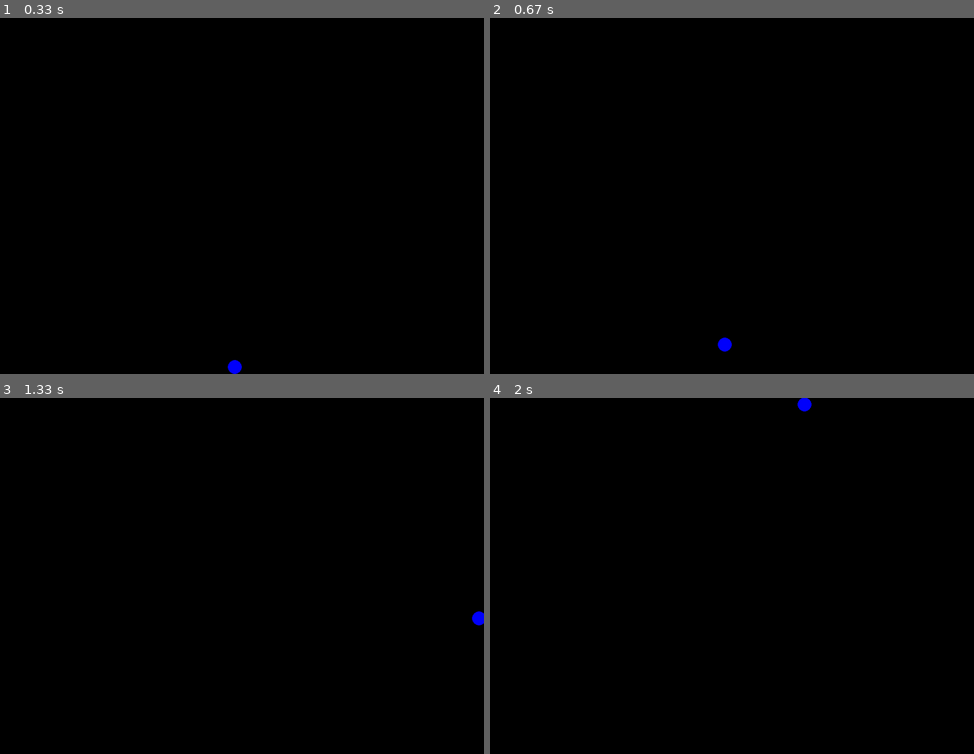
Above: before the commit, frames 1-4 (two rows, left to right).
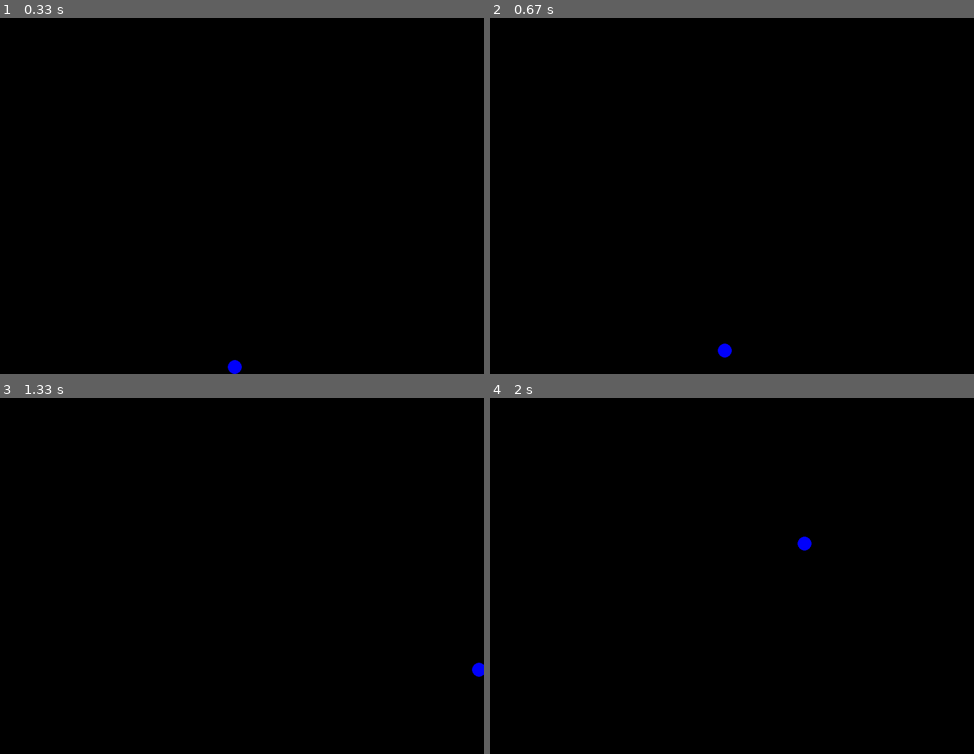
Above: after the commit, the same moments.

Repository: ohadch/pygame-icy-tower
Game: pygame game, started from main.py
Same seed, same stepped clock (60 frames per second), same inputs: the game is played once before the commit and once after it.
Inputs:
- Up to frame 1 (0.33 s): no input
- Up to frame 2 (0.67 s): tap Space at 0.33 s
- Up to frame 3 (1.33 s): hold Right 0.67-1.13 s; tap Space at 0.73, 1.03, 1.23 s; hold Right from 1.17 s (still down)
- Up to frame 4 (2 s): tap Space at 1.53, 1.73 s; release Right at 1.63 s; hold Left from 1.67 s (still down)

Frame 1 is identical in both runs. In frame 2, 0.1% of the frame differs, in the area x 47-50%, y 89-96%; in frame 3, 0.2%; in frame 4, 0.2%, in the area x 63-67%, y 0-43%.

Commit message:
Validating

Diff:
--- a/main.py
+++ b/main.py
@@ -98,7 +98,7 @@
 class Environment:
 
     def __init__(self, width_m, height_m, width_px):
-        self.gravity_mps2 = 2
+        self.gravity_mps2 = 9
         self.dimensions_m = self.width_m, self.height_m = width_m, height_m
         self.m_to_px_ratio = width_px / self.width_m
         self.dimensions_px = self.width_px, self.height_px = width_px, self.m_to_px(self.height_m)
@@ -151,11 +151,9 @@
         self.radius_m = 1
         self.position = Position(self.window.env.width_m / 2, self.window.env.height_m - self.radius_m)
         self.vector = Vector(0, 0)
-        self.jump_mps = 5
+        self.jump_mps = 100
         self.speed_mps = 70
         self.jump_phase = "NO"  # "NO" / "UP" / "DOWN"
-        self.jump_a_mps2 = 5
-        self.jump_max_rate_mps = 30
         self.is_jumping = False
 
     def bottom_vertex(self):
@@ -174,10 +172,9 @@
         return self.bottom_vertex().y_m - self.window.env.height_m
 
     def fix_sticky_bottom(self):
-        if self.is_penetrating_floor():
-            self.position.y_m = self.window.env.height_m - self.radius_m
-            if self.vector.y_mps > 0:
-                self.vector.y_mps = 0
+        self.position.y_m += (self.window.env.height_m - self.bottom_vertex().y_m)
+        if self.vector.y_mps > 0:
+            self.vector.y_mps = 0
 
     def move_right(self):
         if self.right_vertex().x_m <= self.window.env.width_m:
@@ -194,17 +191,20 @@
     def apply_gravity(self):
         self.vector.y_mps += self.window.env.gravity_mps2 * self.window.session.dt_s
 
+    def is_colliding(self):
+        return self.is_penetrating_floor()
+
     def update(self):
         self.apply_gravity()
-        self.position.y_m += self.vector.y_mps * self.window.session.dt_s
         if self.is_jumping:
             self.apply_gravity()
-            if self.vector.y_mps > 0:
+            if self.is_colliding() and not self.vector.y_mps < 0:
                 self.vector.y_mps = 0
                 self.is_jumping = False
-        if not self.is_jumping:
+        else:
             if self.is_penetrating_floor():
                 self.fix_sticky_bottom()
+        self.position.y_m += self.vector.y_mps * self.window.session.dt_s
 
     def draw(self):
         pygame.draw.circle(self.window.surface, THECOLORS['blue'], self.position.coordinates_px(self.window.env.m_to_px_ratio), self.window.env.m_to_px(self.radius_m))
